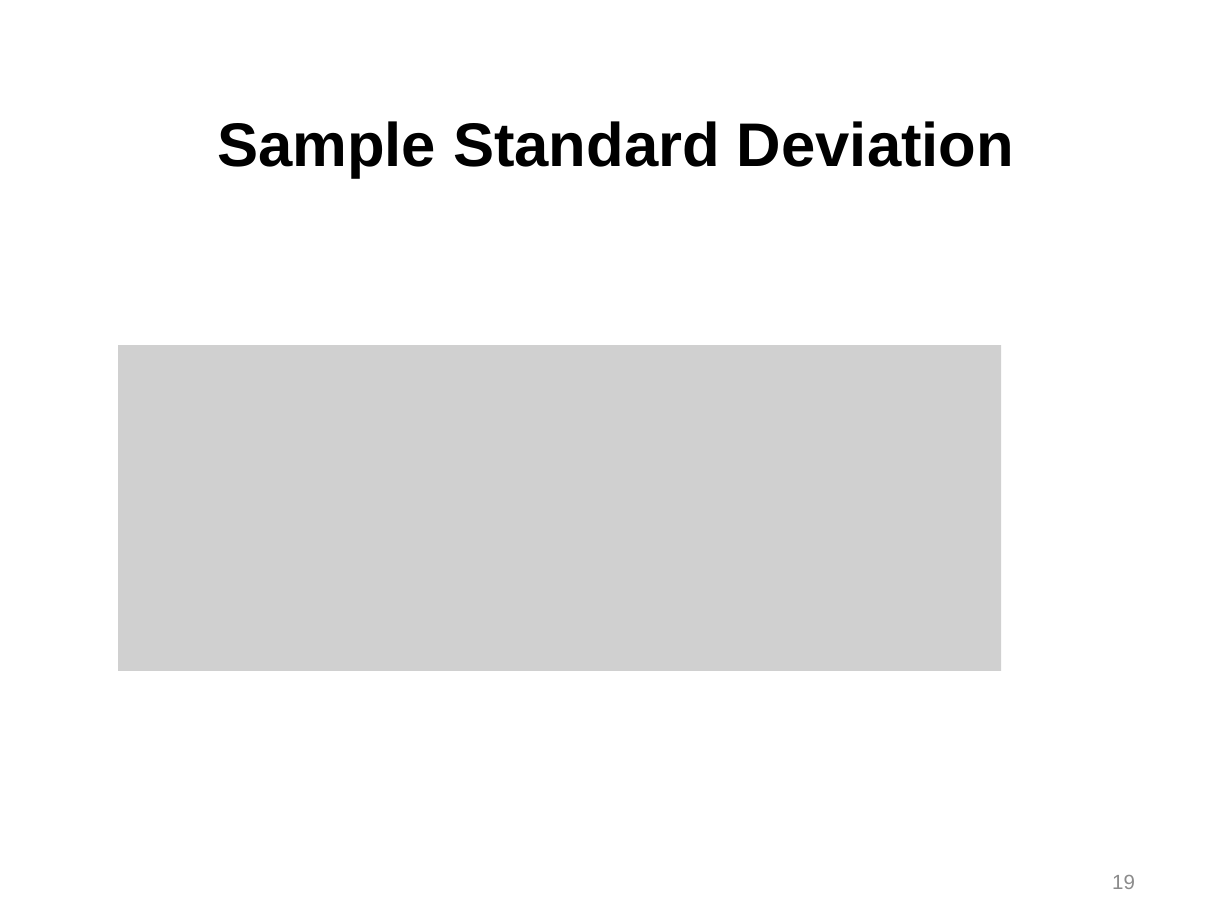
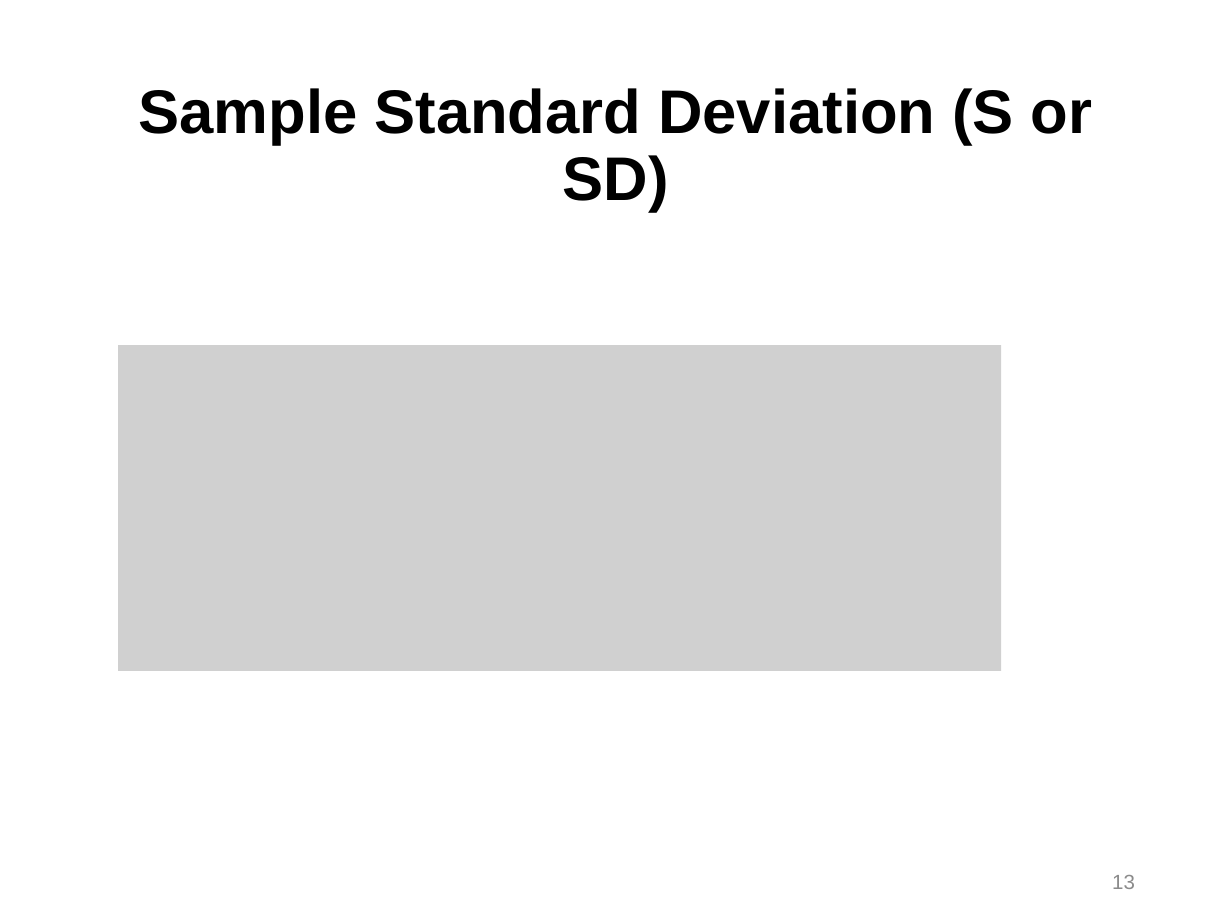
Before and after one commit to npm27/Teaching-Materials, a slide deck: slide 13 of Stats/Slides/2 Chapter 2 Slides.pptx (slide 19 before the commit). Drawn at 1232x924 pixels with LibreOffice and Linux fonts; fonts in the diff are those of the drawing; grey boxes stand for pictures. Boxes give left, top, right and bottom in pixels: in the first picture for what was removed or moved away, otherwise in the second. Text is boxed around its words. In the diff, an @@ line names an element or a change of style, - is before the commit and + after.

```diff
--- a/Stats/Slides/2 Chapter 2 Slides.pptx
+++ b/Stats/Slides/2 Chapter 2 Slides.pptx
@@ title at box(138, 88, 1093, 211): text changed @@
-Sample Standard Deviation
+Sample Standard Deviation (S or SD)
@@ page number at box(1112, 875, 1135, 889): text changed @@
-19
+13
```
Also in this commit, not shown: 6 other slides changed, 6 slides removed, 3 other files.
